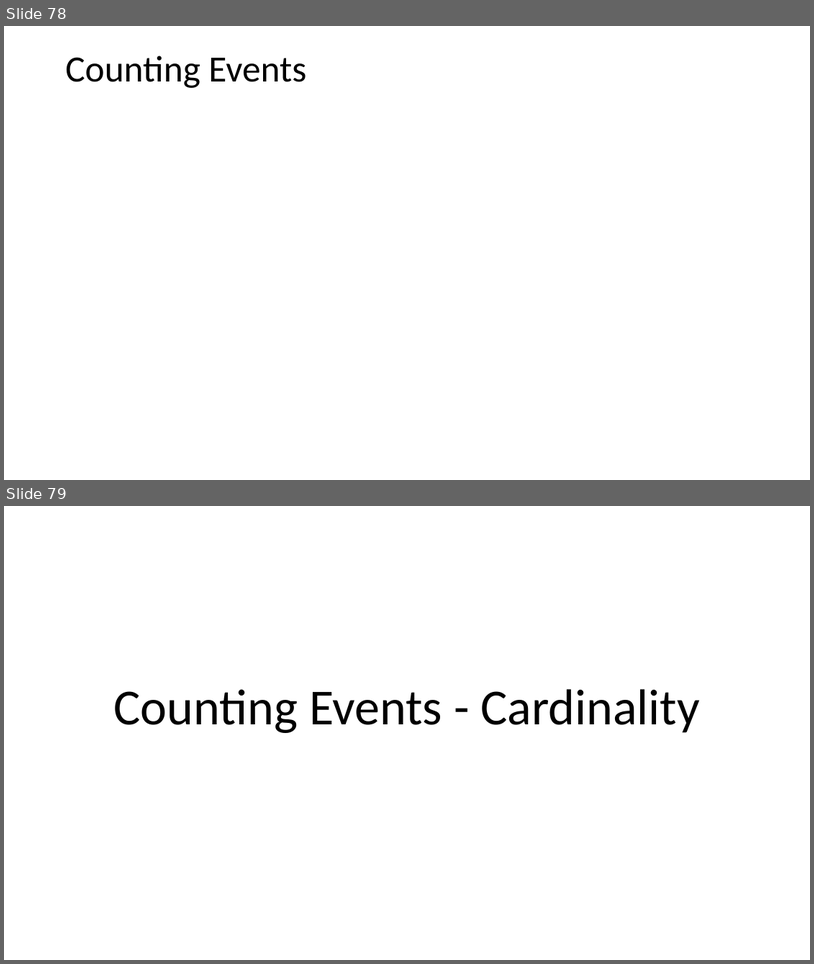
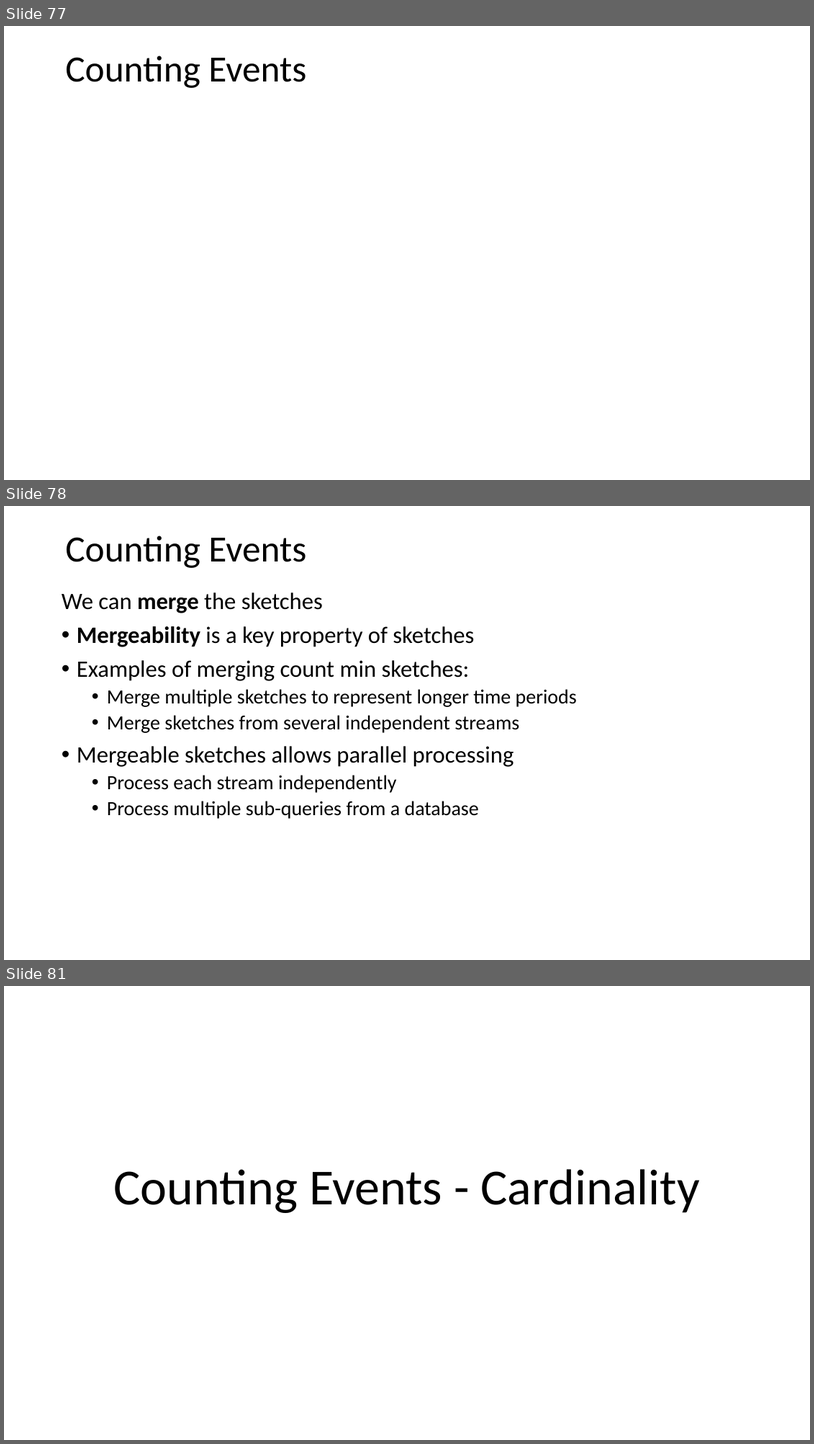
Before and after one commit to harelgabainew/school1, a slide deck: slides/2_StreamingAnalytics.pptx. Shown one above the other, each under a label of ours: slides 78 and 79 before the commit, slides 77, 78 and 81 after it; the slides between them are not shown. The pictures are 814x964 and 814x1444 pixels, drawn with LibreOffice and Linux fonts; fonts in the diff are those of the drawing; grey boxes stand for pictures. Boxes give left, top, right and bottom in pixels: in the first picture for what was removed or moved away, otherwise in the second. Text is boxed around its words. In the diff, an @@ line names an element or a change of style, - is before the commit and + after.

```diff
--- a/slides/2_StreamingAnalytics.pptx
+++ b/slides/2_StreamingAnalytics.pptx
@@ slide 78 added at (4,506,810,960), background #FFFFFF @@
@@ text added at (65,536,306,568), 44 pt, text #000000 @@
+Counting Events
@@ text added at (62,592,577,818), 24 pt, text #000000 @@
+We can merge the sketches
+• Mergeability is a key property of sketches
+• Examples of merging count min sketches:
+  • Merge multiple sketches to represent longer time periods
+  • Merge sketches from several independent streams
+• Mergeable sketches allows parallel processing
+  • Process each stream independently
+  • Process multiple sub-queries from a database
@@ what was slide 78 is now slide 77 @@
@@ what was slide 79 is now slide 81 @@
```
Also in this commit, not shown: 28 slides changed, 12 other slides added, 1 slide removed.
